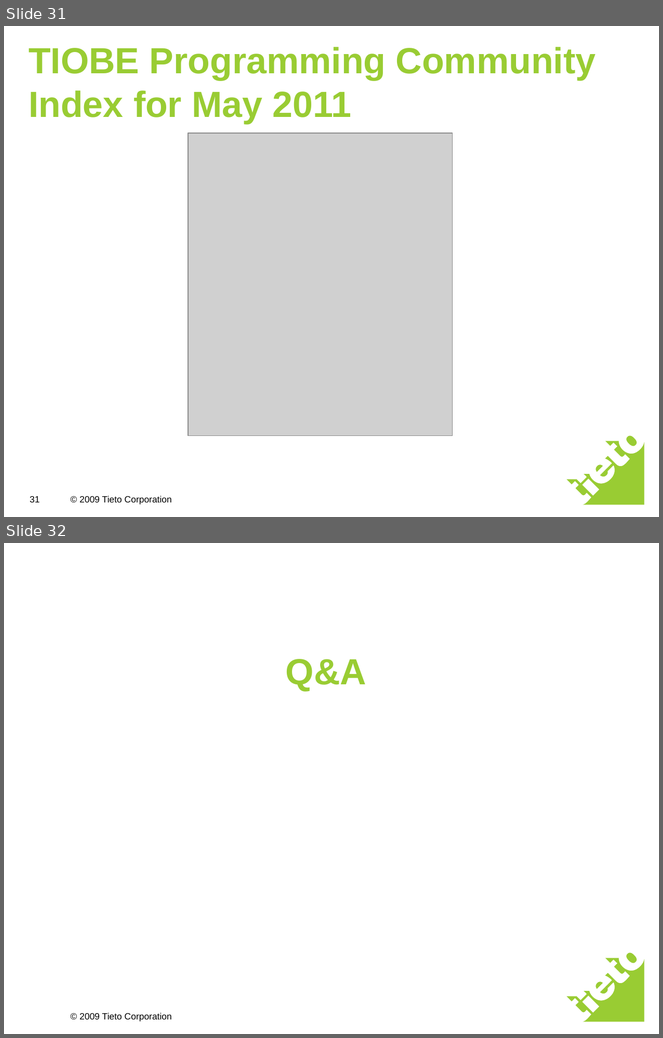
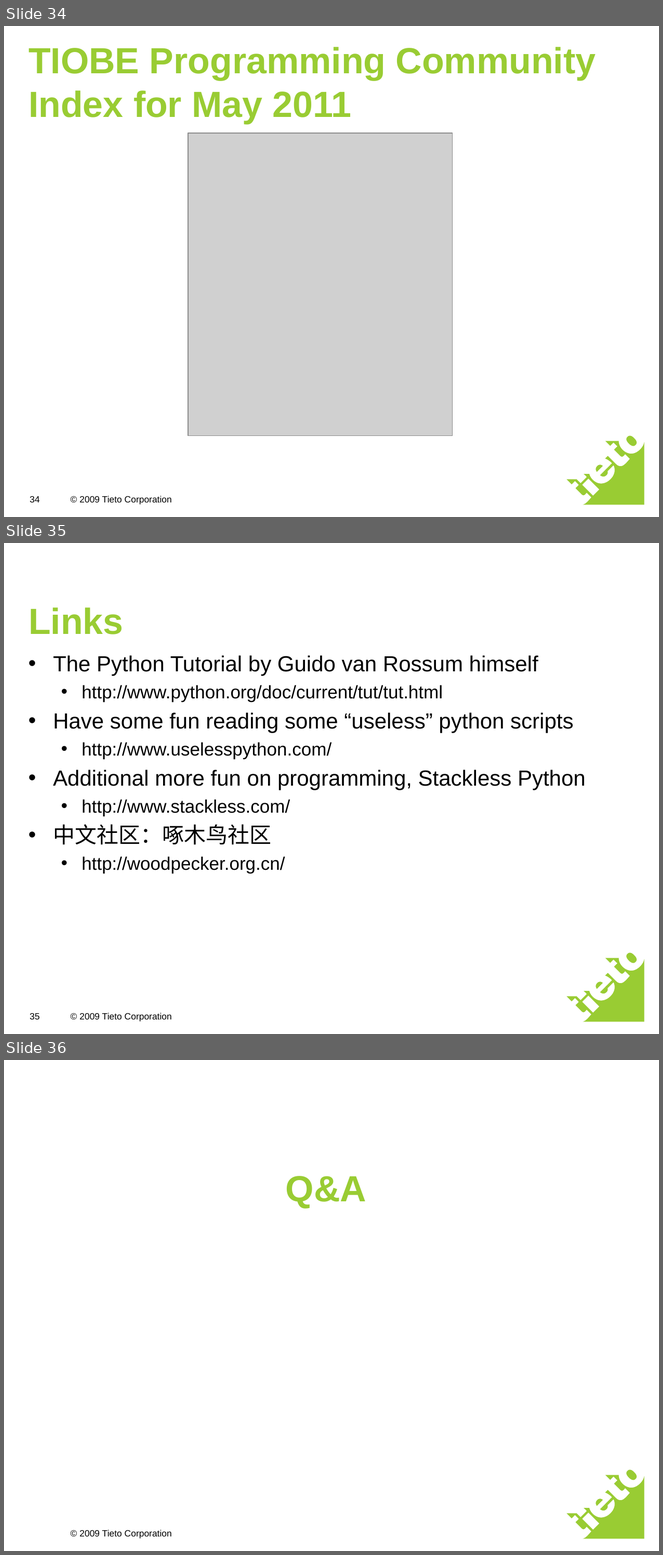
Before and after one commit to freebendy/python, a slide deck: python introduction.ppt. Shown one above the other, each under a label of ours: slides 31 and 32 before the commit, slides 34, 35 and 36 after it. The pictures are 663x1038 and 663x1555 pixels, drawn with LibreOffice and Linux fonts; fonts in the diff are those of the drawing; grey boxes stand for pictures. Boxes give left, top, right and bottom in pixels: in the first picture for what was removed or moved away, otherwise in the second. Text is boxed around its words. In the diff, an @@ line names an element or a change of style, - is before the commit and + after.

```diff
--- a/python introduction.ppt
+++ b/python introduction.ppt
@@ slide 35 added at [4,543,659,1034], background #FFFFFF; not listed: 2 template elements that a slide beside it also shows @@
@@ title added at [28,607,124,635], 40 pt, text #99CC33, bold @@
+Links
@@ text added at [53,655,586,874], 24 pt, text #000000 @@
+• The Python Tutorial by Guido van Rossum himself
+  • http://www.python.org/doc/current/tut/tut.html
+• Have some fun reading some “useless” python scripts
+  • http://www.uselesspython.com/
+• Additional more fun on programming, Stackless Python
+  • http://www.stackless.com/
+• 中文社区：啄木鸟社区
+  • http://woodpecker.org.cn/
@@ page number added at [29,1014,39,1020], 10 pt, text #000000 @@
+35
@@ what was slide 31 is now slide 34 @@
@@ page number at [29,497,39,503]: text changed @@
-31
+34
@@ what was slide 32 is now slide 36 @@
```
Also in this commit, not shown: 1 slide changed, 4 other slides added, 1 slide removed, 10 other files.
